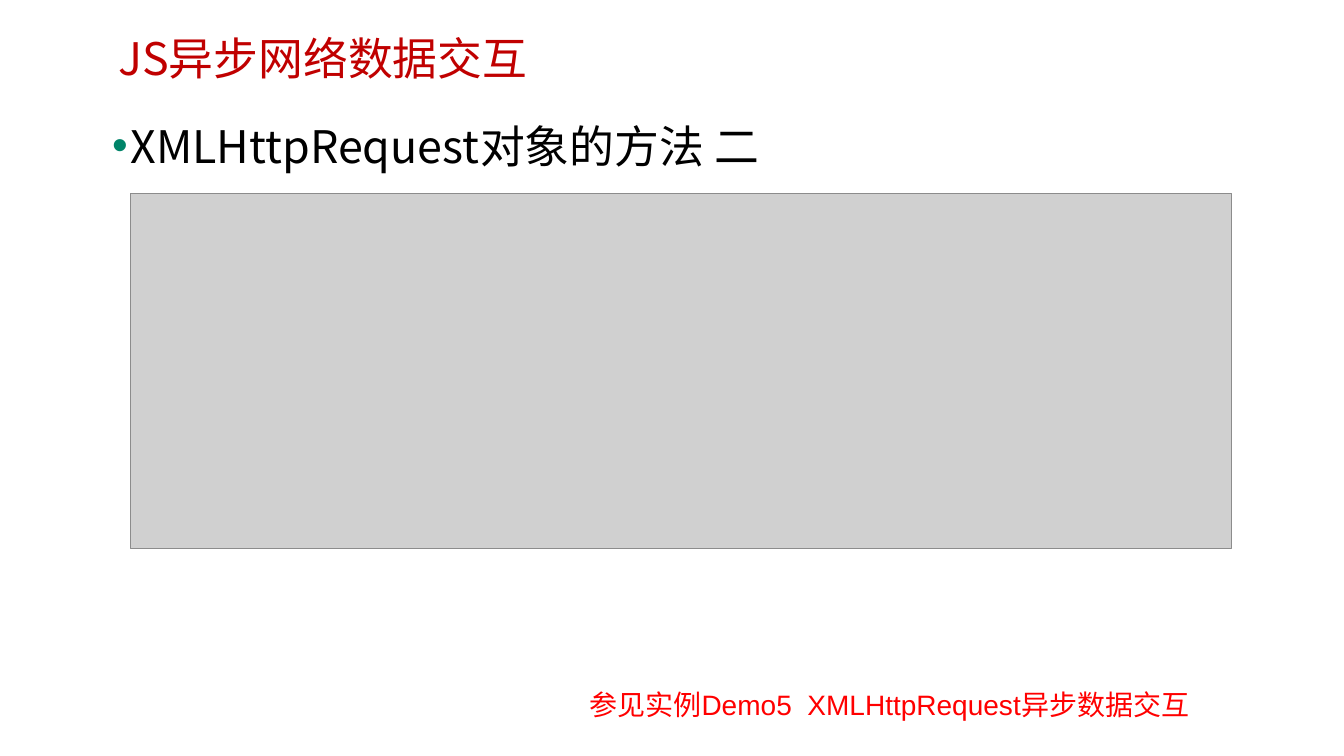
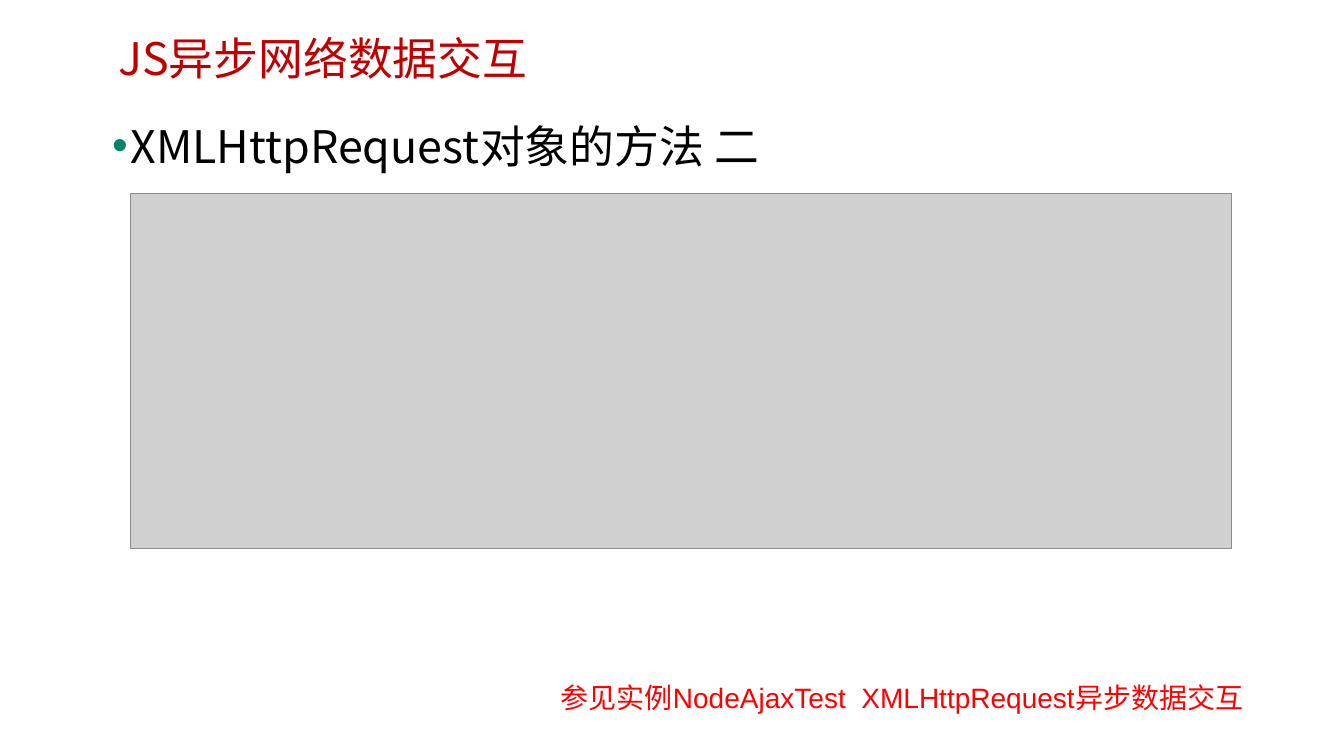
Before and after one commit to edu2act/course-javascript-advanced, a slide deck: slide 12 of 课程PPT/12.JavaScript异步与网络数据交互.pptx. Drawn at 1344x756 pixels with LibreOffice and Linux fonts; fonts in the diff are those of the drawing; grey boxes stand for pictures; background and template pictures are left out. Boxes give left, top, right and bottom in pixels: in the first picture for what was removed or moved away, otherwise in the second. Text is boxed around its words. In the diff, an @@ line names an element or a change of style, - is before the commit and + after.

```diff
--- a/课程PPT/12.JavaScript异步与网络数据交互.pptx
+++ b/课程PPT/12.JavaScript异步与网络数据交互.pptx
@@ text at bbox=[561, 684, 1243, 714]: text changed @@
-参见实例Demo5 XMLHttpRequest异步数据交互
+参见实例NodeAjaxTest XMLHttpRequest异步数据交互
```
Also in this commit, not shown: 1 other slide changed, 1 slide added, 12 other files.
